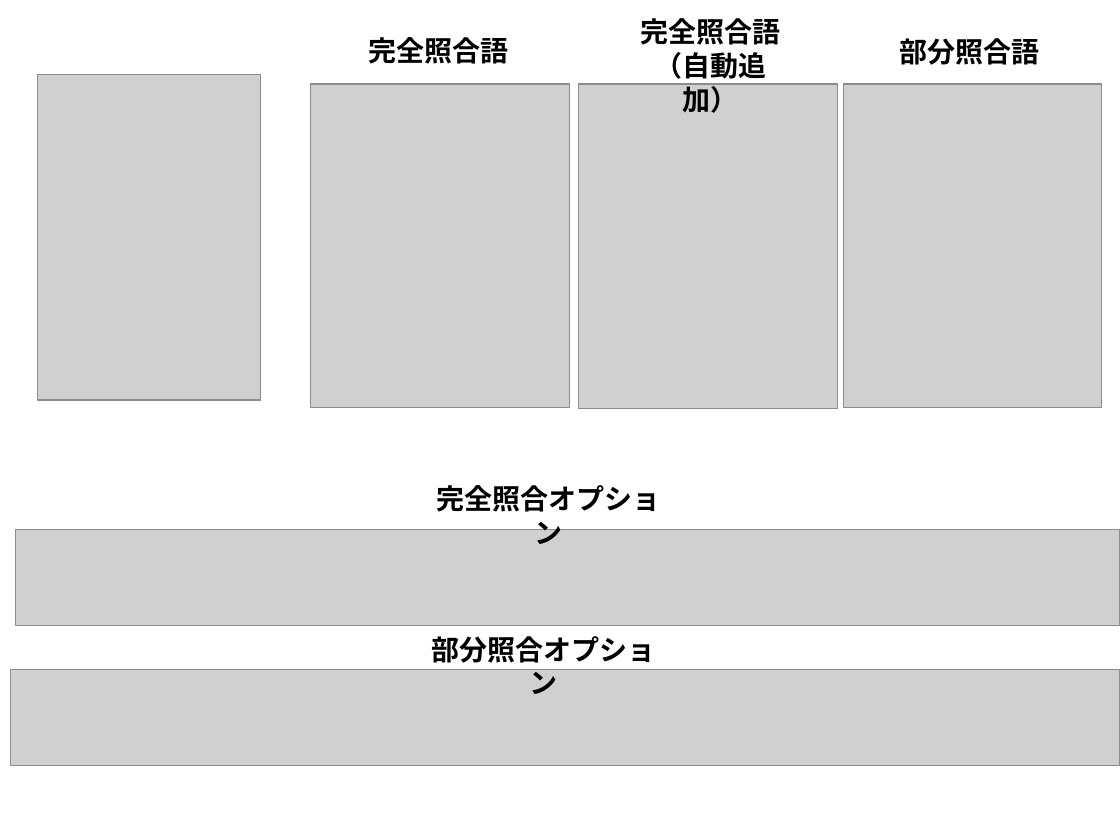
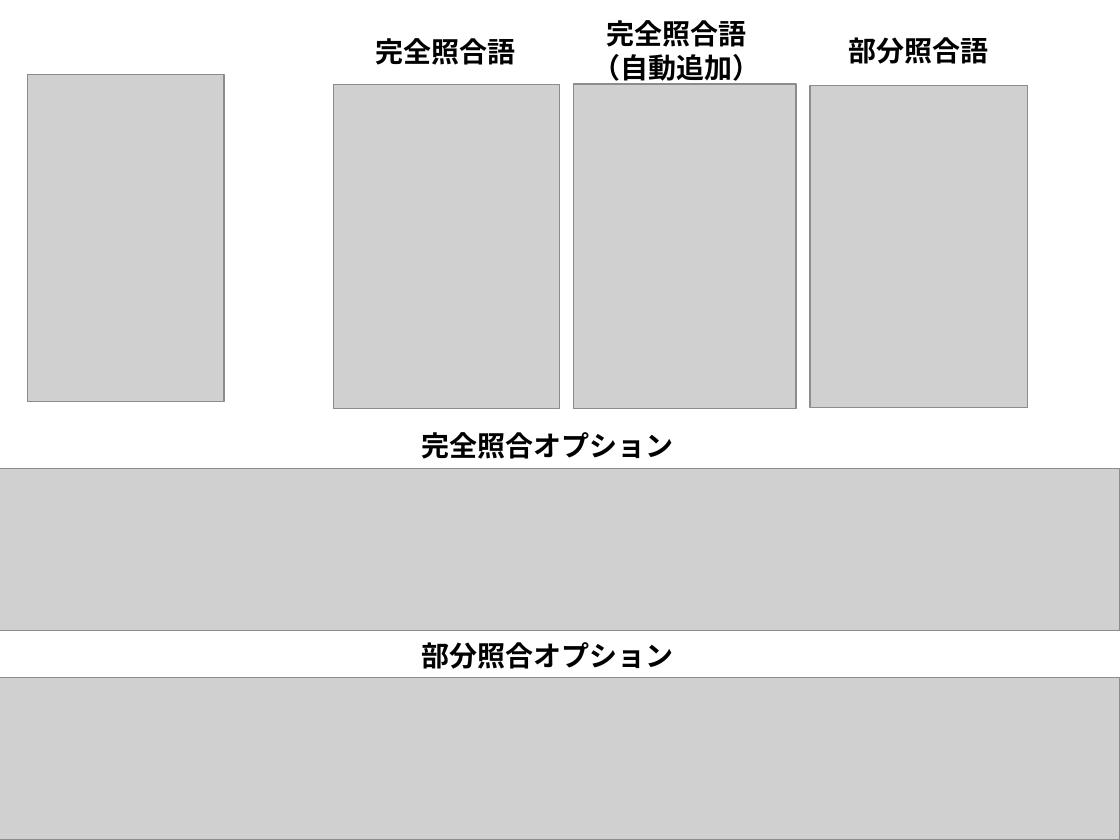
Before and after one commit to doddle-owl/doddle-owl-ja-docs, a slide deck: slide 23 of docs/source/figures/doddle-figures.pptx (slide 24 before the commit). Drawn at 1120x840 pixels with LibreOffice and Linux fonts; fonts in the diff are those of the drawing; grey boxes stand for pictures. Boxes give left, top, right and bottom in pixels: in the first picture for what was removed or moved away, otherwise in the second. Text is boxed around its words. In the diff, an @@ line names an element or a change of style, - is before the commit and + after.

```diff
--- a/docs/source/figures/doddle-figures.pptx
+++ b/docs/source/figures/doddle-figures.pptx
@@ text "完全照合語": place and size @@
-text "完全照合語" at [368,37,508,64]
+text "完全照合語" at [376,38,516,65]
@@ text "完全照合語": place and size @@
-text "完全照合語" at [641,18,781,113]
+text "完全照合語" at [592,20,760,86]
@@ text "部分照合語": place and size @@
-text "部分照合語" at [899,38,1039,65]
+text "部分照合語" at [849,37,989,64]
@@ picture: place and size @@
-picture at [37,75,260,401]
+picture at [27,75,224,402]
@@ picture: place and size @@
-picture at [310,84,569,408]
+picture at [334,85,560,409]
@@ picture: place and size @@
-picture at [579,84,838,409]
+picture at [573,84,796,409]
@@ picture: place and size @@
-picture at [843,84,1101,408]
+picture at [810,86,1027,409]
@@ font Arial to Noto Sans CJK JP in 5 elements at [376,38,516,65], [422,642,674,669], [849,37,989,64], [592,20,760,86], [422,432,674,459] @@
@@ text "完全照合オプション": place and size @@
-text "完全照合オプション" at [436,485,660,544]
+text "完全照合オプション" at [422,432,674,459]
@@ picture: place and size @@
-picture at [16,530,1120,625]
+picture at [0,468,1120,631]
@@ text "部分照合オプション": place and size @@
-text "部分照合オプション" at [432,636,656,694]
+text "部分照合オプション" at [422,642,674,669]
@@ picture: place and size @@
-picture at [10,670,1120,765]
+picture at [0,678,1120,840]
```
Also in this commit, not shown: 13 other slides changed, 1 slide added, 7 slides removed, 49 other files.
